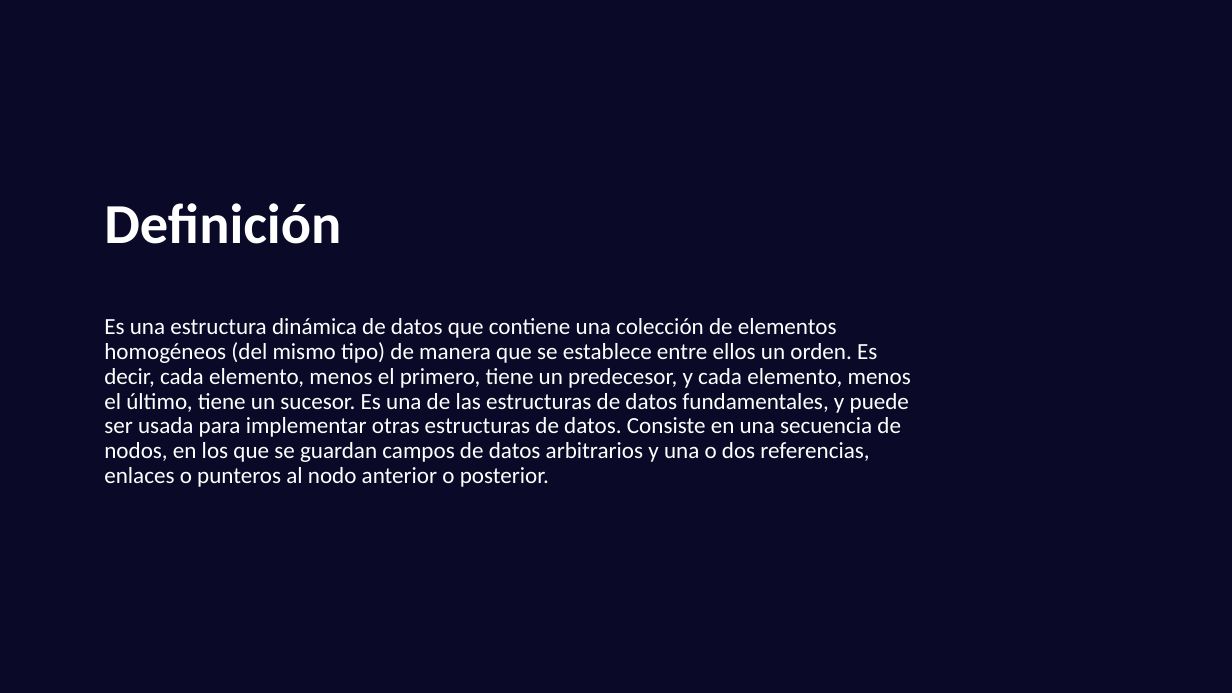
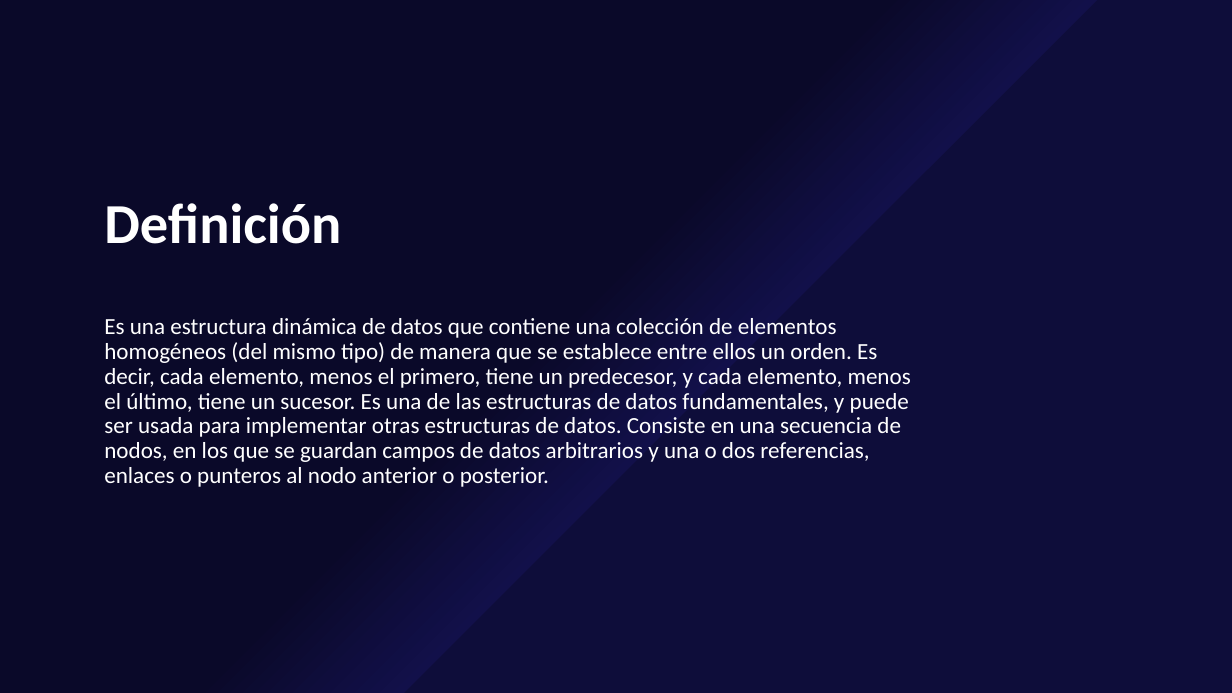
Before and after one commit to 987-Ismael-Romero/Listas, a slide deck: slide 2 of Expo/Expo_Listas.pptx. Drawn at 1232x693 pixels with LibreOffice and Linux fonts; fonts in the diff are those of the drawing. Boxes give left, top, right and bottom in pixels: in the first picture for what was removed or moved away, otherwise in the second. Text is boxed around its words. In the diff, an @@ line names an element or a change of style, - is before the commit and + after.

```diff
--- a/Expo/Expo_Listas.pptx
+++ b/Expo/Expo_Listas.pptx
@@ background #0A0928 to gradient #0E0D3A to #12104A to #0A0929 @@
```
